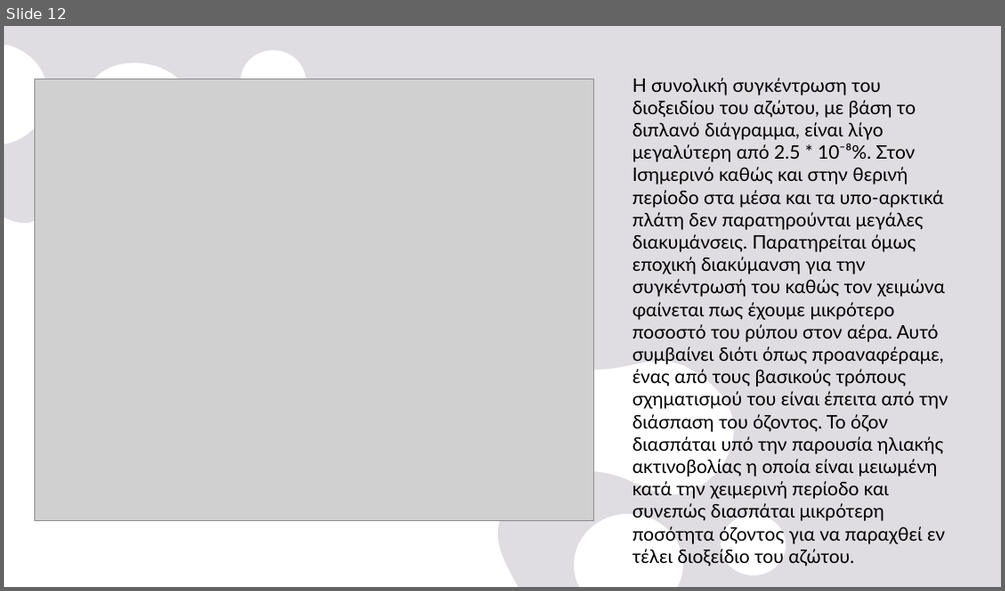
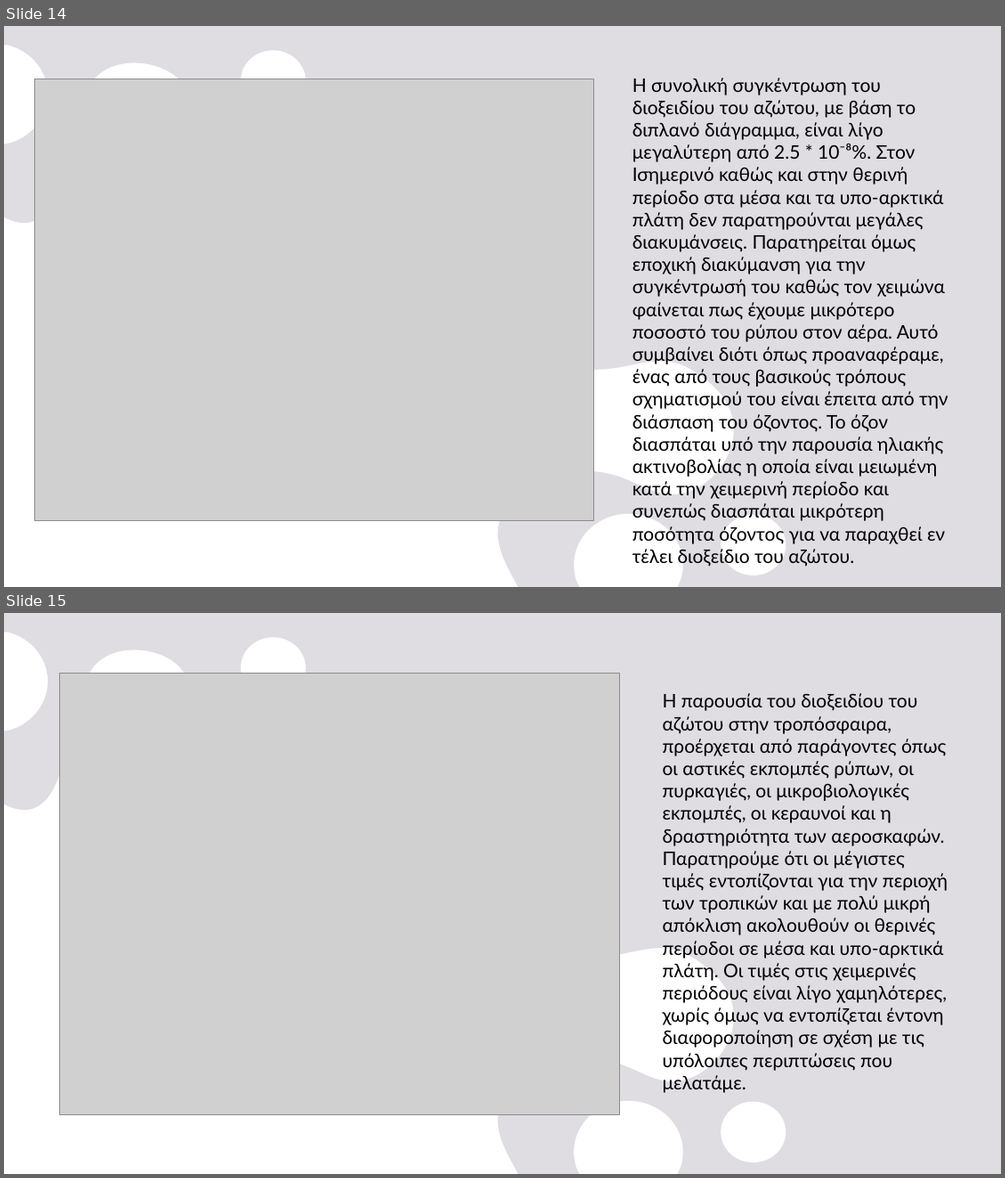
Before and after one commit to nadezsha/MSc---Applied-Meteorology-and-Environmental-Physics, a slide deck: Radiation and Atmosphere Interaction/Report 0/ΕργασίαΜηδέν.pptx. Shown one above the other, each under a label of ours: slide 12 before the commit, slides 14 and 15 after it. The pictures are 1005x591 and 1005x1178 pixels, drawn with LibreOffice and Linux fonts; fonts in the diff are those of the drawing; grey boxes stand for pictures. Boxes give left, top, right and bottom in pixels: in the first picture for what was removed or moved away, otherwise in the second. Text is boxed around its words. In the diff, an @@ line names an element or a change of style, - is before the commit and + after.

```diff
--- a/Radiation and Atmosphere Interaction/Report 0/ΕργασίαΜηδέν.pptx
+++ b/Radiation and Atmosphere Interaction/Report 0/ΕργασίαΜηδέν.pptx
@@ slide 15 added at [4,613,1001,1174], background #E5E2E8; not listed: 2 template elements that a slide beside it also shows @@
@@ picture added at [59,673,619,1115] @@
@@ text added at [663,693,947,1093], 18 pt, text #000000 @@
+Η παρουσία του διοξειδίου του αζώτου στην τροπόσφαιρα, προέρχεται από παράγοντες όπως οι αστικές εκπομπές ρύπων, οι πυρκαγιές, οι μικροβιολογικές εκπομπές, οι κεραυνοί και η δραστηριότητα των αεροσκαφών. Παρατηρούμε ότι οι μέγιστες τιμές εντοπίζονται για την περιοχή των τροπικών και με πολύ μικρή απόκλιση ακολουθούν οι θερινές περίοδοι σε μέσα και υπο-αρκτικά πλάτη. Οι τιμές στις χειμερινές περιόδους είναι λίγο χαμηλότερες, χωρίς όμως να εντοπίζεται έντονη διαφοροποίηση σε σχέση με τις υπόλοιπες περιπτώσεις που μελατάμε.
@@ what was slide 12 is now slide 14 @@
```
Also in this commit, not shown: 4 other slides added.
